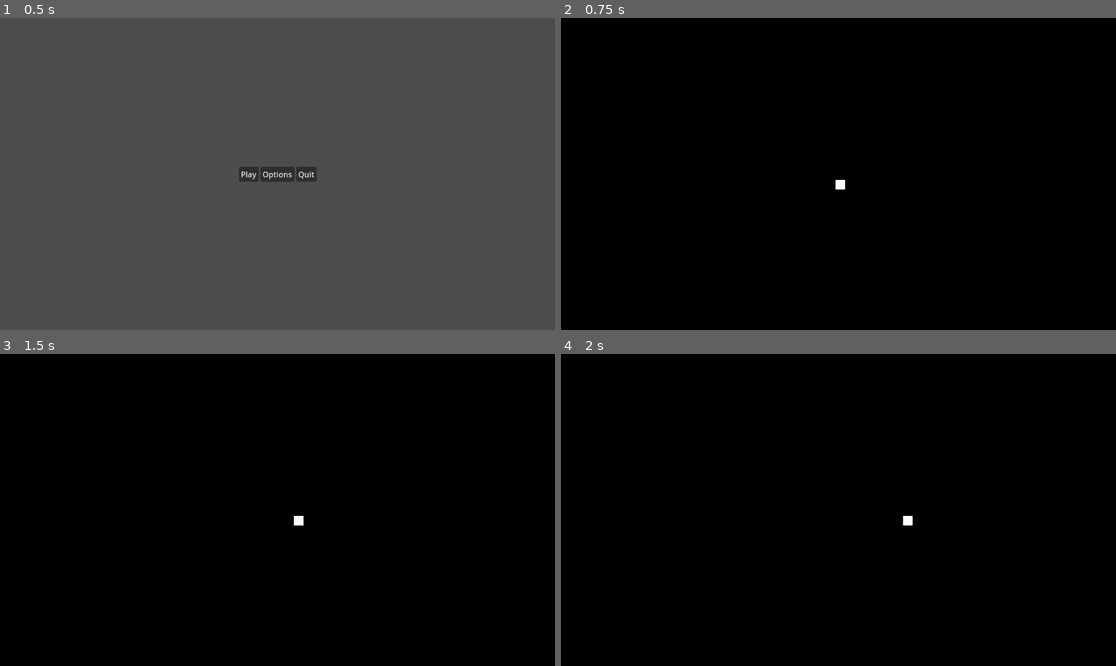
Above: before the commit, frames 1-4 (two rows, left to right).
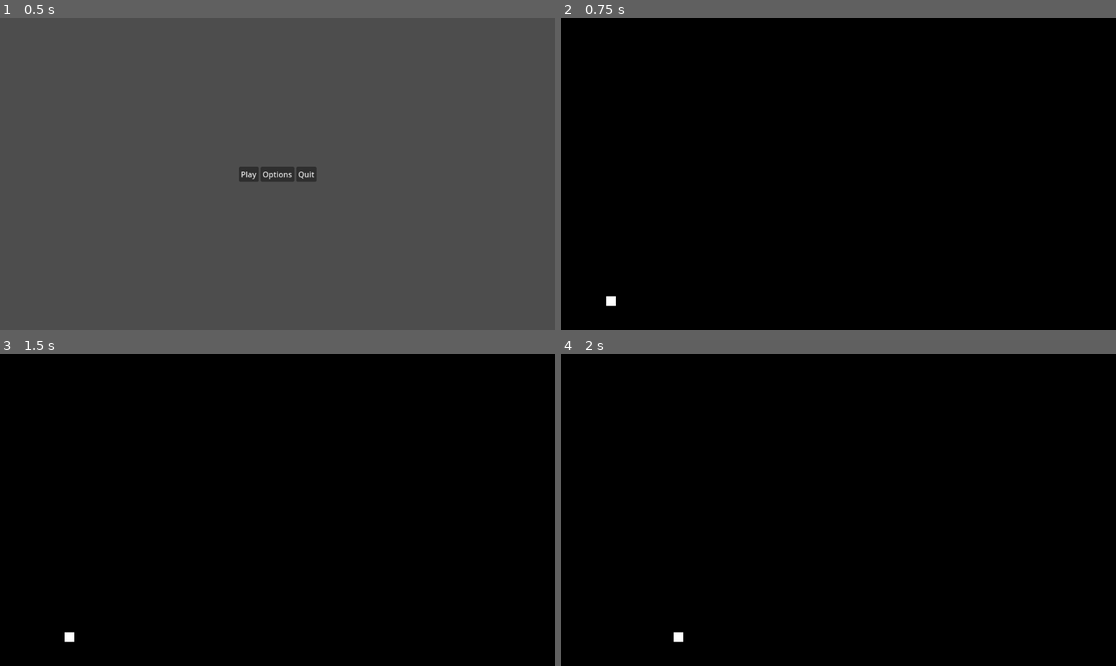
Above: after the commit, the same moments.

Repository: Kybol/LudumDare57
Game: Godot game, scene res://src/game/screens/ui/menus/MainMenu.tscn
Two runs of this game, one before a commit and one after it. Both use one fixed random seed, a clock stepped at 60 frames per second and the inputs below.
Inputs:
- Up to frame 1 (0.5 s): no input
- Up to frame 2 (0.75 s): click "Play" at 0.5 s
- Up to frame 3 (1.5 s): tap Enter at 1.25 s; hold Right (ui_right) from 1.28 s (still down)
- Up to frame 4 (2 s): keep holding Right (ui_right)

Frame 1 is identical in both runs. In frame 2, 0.1% of the frame differs, in the area x 8-52%, y 51-93%; in frame 3, 0.1%; in frame 4, 0.1%, in the area x 20-64%, y 51-93%.

Commit message:
polish sonar

Diff:
--- a/src/game/agents/player.gd
+++ b/src/game/agents/player.gd
@@ -22,3 +22,4 @@
 	root.add_child(revealer)
 
 	revealer.global_position = global_position
+	revealer.activate()
--- a/src/game/props/revealers/Revealer.tscn
+++ b/src/game/props/revealers/Revealer.tscn
@@ -1,9 +1,11 @@
-[gd_scene load_steps=2 format=3 uid="uid://d332hxcn8oksc"]
+[gd_scene load_steps=3 format=3 uid="uid://d332hxcn8oksc"]
 
 [ext_resource type="Texture2D" uid="uid://bfs18nmc80k37" path="res://src/assets/placeholder_light.webp" id="1_1up7c"]
+[ext_resource type="Script" uid="uid://b0th8mvwxodv1" path="res://src/game/props/revealers/revealer.gd" id="2_p4u50"]
 
 [node name="Light" type="PointLight2D"]
 blend_mode = 2
 texture = ExtResource("1_1up7c")
+script = ExtResource("2_p4u50")
 
-[node name="Timer" type="Timer" parent="."]
+[node name="DyingTimer" type="Timer" parent="."]
--- /dev/null
+++ b/src/game/props/revealers/revealer.gd
@@ -0,0 +1,20 @@
+extends PointLight2D
+
+@export_range(0.0, 10.0) var max_active_time = 3.0
+
+@onready var dying_timer: Timer = $DyingTimer
+
+var is_active: bool = false
+var active_time: float = max_active_time
+
+
+func activate() -> void:
+	is_active = true
+
+	dying_timer.connect("timeout", deactivate)
+	dying_timer.start(active_time)
+
+
+func deactivate() -> void:
+	dying_timer.stop()
+	queue_free()
--- a/src/game/screens/game_screens/BaseLevel.tscn
+++ b/src/game/screens/game_screens/BaseLevel.tscn
@@ -1,7 +1,6 @@
-[gd_scene load_steps=4 format=3 uid="uid://bl8pufj3vbct"]
+[gd_scene load_steps=3 format=3 uid="uid://bl8pufj3vbct"]
 
-[ext_resource type="PackedScene" uid="uid://crw7i0ncjloyg" path="res://src/game/agents/Player.tscn" id="1_tt147"]
-[ext_resource type="Texture2D" uid="uid://cupr6vlq3k2nn" path="res://src/assets/test_carrot.png" id="2_8odx1"]
+[ext_resource type="Script" uid="uid://bwc40t3ykfjyd" path="res://src/game/screens/game_screens/base_level.gd" id="1_8odx1"]
 
 [sub_resource type="RectangleShape2D" id="RectangleShape2D_8odx1"]
 size = Vector2(366, 20)
@@ -13,11 +12,12 @@
 anchor_bottom = 1.0
 grow_horizontal = 2
 grow_vertical = 2
+script = ExtResource("1_8odx1")
 
 [node name="AlwaysVisibleLayer" type="CanvasLayer" parent="."]
 
-[node name="Player" parent="AlwaysVisibleLayer" instance=ExtResource("1_tt147")]
-position = Vector2(580, 346)
+[node name="StartMarker" type="Marker2D" parent="AlwaysVisibleLayer"]
+position = Vector2(104, 588)
 
 [node name="DarkLayer" type="CanvasModulate" parent="."]
 color = Color(0, 0, 0, 1)
@@ -59,8 +59,3 @@
 
 [node name="CollisionShape2D" type="CollisionShape2D" parent="InvisibleLayer/StaticBody2D"]
 shape = SubResource("RectangleShape2D_8odx1")
-
-[node name="TestCarrot" type="Sprite2D" parent="InvisibleLayer"]
-position = Vector2(169.5, 457.5)
-scale = Vector2(0.35, 0.35)
-texture = ExtResource("2_8odx1")
--- /dev/null
+++ b/src/game/screens/game_screens/base_level.gd
@@ -0,0 +1,17 @@
+extends Control
+
+@onready var start_marker: Marker2D = $AlwaysVisibleLayer/StartMarker
+@onready var always_visible_layer: CanvasLayer = $AlwaysVisibleLayer
+
+var player_scene: PackedScene = preload("res://src/game/agents/Player.tscn")
+
+
+func _ready() -> void:
+	spawn_player()
+
+
+func spawn_player() -> void:
+	var player: Player = player_scene.instantiate()
+	always_visible_layer.add_child(player)
+
+	player.global_position = start_marker.position
Binary file removed: src/assets/test_carrot.png
Not shown, removed: src/assets/test_carrot.png.import
Not shown, added: src/game/props/revealers/revealer.gd.uid
Not shown, added: src/game/screens/game_screens/base_level.gd.uid
